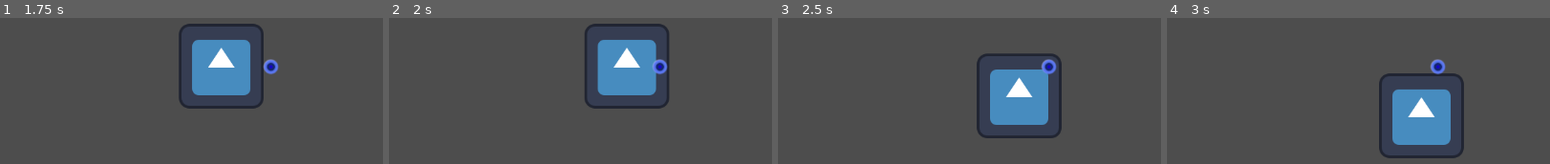
Above: before the commit, frames 1-4 (left to right).
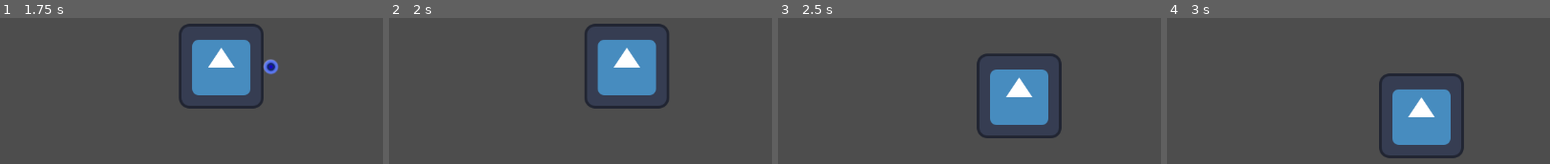
Above: after the commit, the same moments.

Repository: GlitchedSalad/global-game-jam-2026
Game: Godot game, scene res://src/scenes/level/menu.tscn
Same seed, same stepped clock (60 frames per second), same inputs: the game is played once before the commit and once after it. The project has no main scene, so this scene is started directly. The engine's default icon, where the game draws it, is replaced by a stand-in: a white triangle on a blue panel in a dark square.
Inputs:
- Up to frame 1 (1.75 s): click "Play" at 0.5 s; tap Enter at 1.25 s; hold D (Right) from 1.28 s (still down); tap G (G) at 1.35 s
- Up to frame 2 (2 s): keep holding D (Right)
- Up to frame 3 (2.5 s): release D (Right) at 2.03 s; hold S (Down) from 2.03 s (still down); tap G (G) at 2.1 s
- Up to frame 4 (3 s): release S (Down) at 2.78 s; hold D (Right) from 2.78 s (still down); tap G (G) at 2.85 s

Frame 1 is identical in both runs. In frame 2, 0.3% of the frame differs, in the area x 68-73%, y 28-39%; in frame 3, 0.3%; in frame 4, 0.3%.

Commit message:
added basic xp pickup

Diff:
--- a/src/scenes/entities/pickup.tscn
+++ b/src/scenes/entities/pickup.tscn
@@ -1,11 +1,22 @@
 [gd_scene format=3 uid="uid://donyveyjvxmnm"]
 
 [ext_resource type="Texture2D" uid="uid://dao4pr7bu7xy3" path="res://src/assets/sprites/pickups/xp orb.png" id="1_irqpn"]
+[ext_resource type="Script" uid="uid://bkasshr8r6wq8" path="res://src/scripts/entities/pickup_handler.gd" id="1_vae45"]
 
 [sub_resource type="CanvasItemMaterial" id="CanvasItemMaterial_6omyi"]
 
+[sub_resource type="CircleShape2D" id="CircleShape2D_vae45"]
+
 [node name="pickup" type="Node2D" unique_id=539630175]
+script = ExtResource("1_vae45")
 
 [node name="Sprite2D" type="Sprite2D" parent="." unique_id=847425276]
 material = SubResource("CanvasItemMaterial_6omyi")
 texture = ExtResource("1_irqpn")
+
+[node name="Area2D" type="Area2D" parent="." unique_id=510979337]
+
+[node name="CollisionShape2D" type="CollisionShape2D" parent="Area2D" unique_id=418850994]
+shape = SubResource("CircleShape2D_vae45")
+
+[connection signal="area_entered" from="Area2D" to="." method="_on_area_2d_area_entered"]
--- a/src/scenes/level/main.tscn
+++ b/src/scenes/level/main.tscn
@@ -6,10 +6,13 @@
 [ext_resource type="Texture2D" uid="uid://c2tos1omse0cv" path="res://icon.svg" id="4_srwyl"]
 [ext_resource type="PackedScene" uid="uid://donyveyjvxmnm" path="res://src/scenes/entities/pickup.tscn" id="5_8c177"]
 
+[sub_resource type="RectangleShape2D" id="RectangleShape2D_8c177"]
+size = Vector2(129, 129)
+
 [node name="Main" type="Node2D" unique_id=64097844]
 script = ExtResource("1_0s8lj")
 
-[node name="CharacterBase" parent="." unique_id=2023623591 node_paths=PackedStringArray("controller") instance=ExtResource("2_2couc")]
+[node name="CharacterBase" parent="." unique_id=2023623591 node_paths=PackedStringArray("controller") groups=["player"] instance=ExtResource("2_2couc")]
 controller = NodePath("PlayerController")
 
 [node name="PlayerController" parent="CharacterBase" unique_id=823443357 instance=ExtResource("3_8c177")]
@@ -17,6 +20,12 @@
 [node name="Sprite2D" type="Sprite2D" parent="CharacterBase" unique_id=1562280727]
 texture = ExtResource("4_srwyl")
 
+[node name="Area2D" type="Area2D" parent="CharacterBase" unique_id=1955629904 groups=["player"]]
+
+[node name="CollisionShape2D" type="CollisionShape2D" parent="CharacterBase/Area2D" unique_id=557803962]
+position = Vector2(-0.5, -0.5)
+shape = SubResource("RectangleShape2D_8c177")
+
 [node name="Camera2D" type="Camera2D" parent="." unique_id=1035244976]
 
 [node name="pickup" parent="." unique_id=539630175 instance=ExtResource("5_8c177")]
--- a/src/scripts/entities/character_base.gd
+++ b/src/scripts/entities/character_base.gd
@@ -18,3 +18,7 @@
 func _on_controller_shield():
 	print("shield.do_something")
 	pass
+
+func add_xp(xp: int):
+	print("add me some xp")
+	pass
--- a/src/scripts/entities/pickup_handler.gd
+++ b/src/scripts/entities/pickup_handler.gd
@@ -12,5 +12,7 @@
 
 
 func _on_area_2d_area_entered(area: Area2D) -> void:
-	if area.is_in_group("player"):
+	var player = area.get_parent()
+	if player.is_in_group("player"):
+		player.add_xp(10)
 		queue_free()
